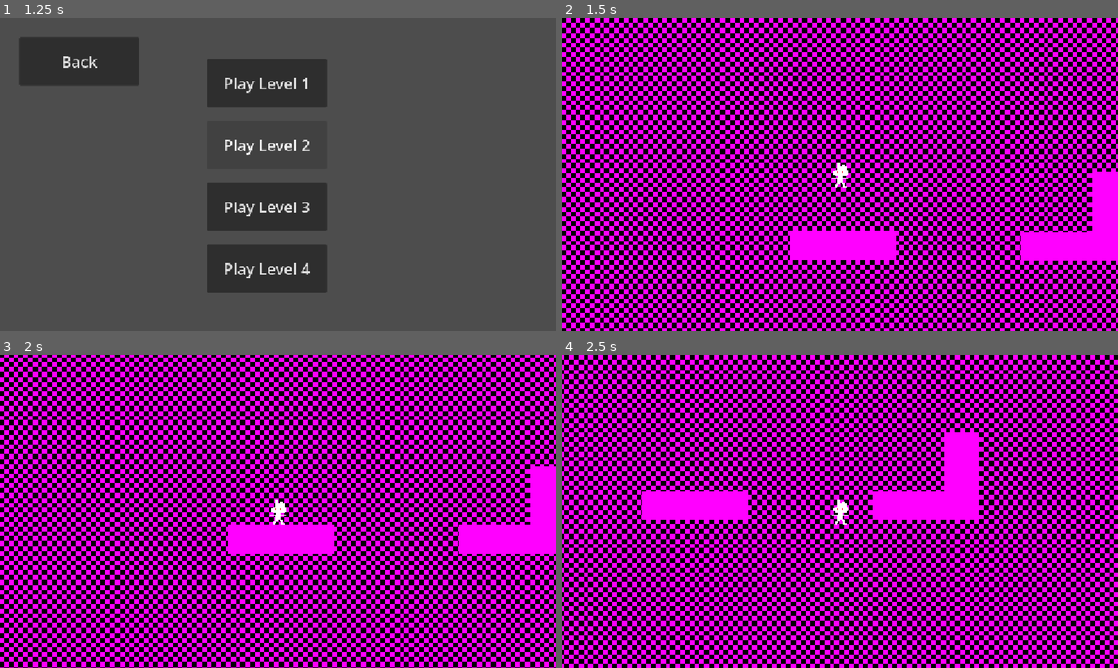
Above: before the commit, frames 1-4 (two rows, left to right).
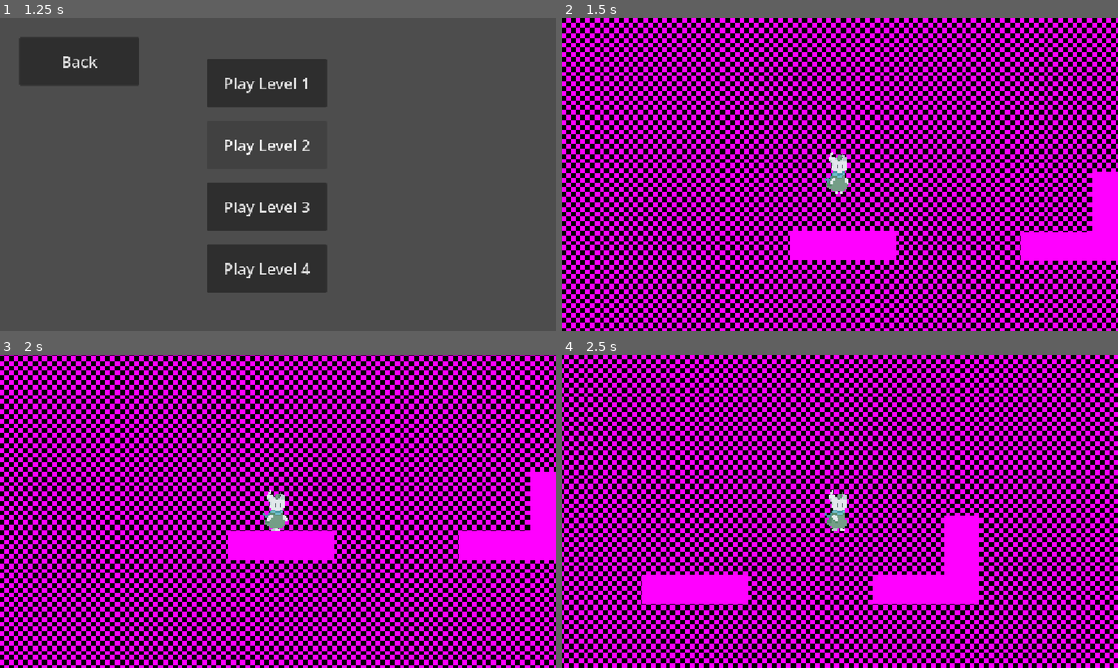
Above: after the commit, the same moments.

Repository: assembakr00/fall-jam
Game: Godot game, scene res://scenes/gui/menus/main_menu.tscn
Same seed, same stepped clock (60 frames per second), same inputs: the game is played once before the commit and once after it.
Inputs:
- Up to frame 1 (1.25 s): click "Play" at 0.5 s
- Up to frame 2 (1.5 s): click "Play Level 1" at 1.25 s
- Up to frame 3 (2 s): no input
- Up to frame 4 (2.5 s): tap Enter at 2 s; hold D (move_right) from 2.03 s (still down); tap W (move_up) at 2.27 s

Frame 1 is identical in both runs. In frame 2, 0.4% of the frame differs, in the area x 47-52%, y 42-57%; in frame 3, 63%; in frame 4, 72%, in the area x 0-100%, y 0-100%.
Error before the commit: Parse Error: Expected indented block after function declaration. (res://scripts/areas_in_world/level_1.gd:11)

Commit message:
Added ve

Diff:
--- a/scenes/player/player.tscn
+++ b/scenes/player/player.tscn
@@ -1,20 +1,45 @@
 [gd_scene format=3 uid="uid://cbatlw163lxtd"]
 
-[ext_resource type="Texture2D" uid="uid://jo7f4q5hi3is" path="res://assets/player/player_programmer_art.png" id="1_8afob"]
 [ext_resource type="Script" uid="uid://cewi11la61nwd" path="res://scripts/player/player.gd" id="1_dovo2"]
+[ext_resource type="Texture2D" uid="uid://dolgpc0l333rt" path="res://assets/player/Ve.png" id="2_gmlin"]
 [ext_resource type="PackedScene" uid="uid://qv33wtajxomn" path="res://scenes/gui/narrative_box.tscn" id="3_gmlin"]
 
 [sub_resource type="RectangleShape2D" id="RectangleShape2D_v5vfr"]
-size = Vector2(64, 95.999985)
+size = Vector2(74, 151.99998)
+
+[sub_resource type="AtlasTexture" id="AtlasTexture_lvxji"]
+atlas = ExtResource("2_gmlin")
+region = Rect2(0, 0, 32, 32)
+
+[sub_resource type="AtlasTexture" id="AtlasTexture_p47bc"]
+atlas = ExtResource("2_gmlin")
+region = Rect2(32, 0, 32, 32)
+
+[sub_resource type="AtlasTexture" id="AtlasTexture_75vfm"]
+atlas = ExtResource("2_gmlin")
+region = Rect2(64, 0, 32, 32)
+
+[sub_resource type="AtlasTexture" id="AtlasTexture_0owmy"]
+atlas = ExtResource("2_gmlin")
+region = Rect2(96, 0, 32, 32)
 
 [sub_resource type="SpriteFrames" id="SpriteFrames_iytbh"]
 animations = [{
 "frames": [{
 "duration": 1.0,
-"texture": ExtResource("1_8afob")
+"texture": SubResource("AtlasTexture_lvxji")
+}, {
+"duration": 1.0,
+"texture": SubResource("AtlasTexture_p47bc")
+}, {
+"duration": 1.0,
+"texture": SubResource("AtlasTexture_75vfm")
+}, {
+"duration": 1.0,
+"texture": SubResource("AtlasTexture_0owmy")
 }],
 "loop": 1,
-"name": &"default",
+"name": &"move",
 "speed": 5.0
 }]
 
@@ -22,13 +47,15 @@
 script = ExtResource("1_dovo2")
 
 [node name="PlayerCollision" type="CollisionShape2D" parent="." unique_id=1246433015]
-position = Vector2(0, 3.0000005)
+position = Vector2(-4.5, 2.000001)
 scale = Vector2(0.5, 0.50000006)
 shape = SubResource("RectangleShape2D_v5vfr")
 
 [node name="AnimatedSprite2D" type="AnimatedSprite2D" parent="." unique_id=793539911]
 scale = Vector2(3.3749998, 3.3749995)
 sprite_frames = SubResource("SpriteFrames_iytbh")
+animation = &"move"
+autoplay = "move"
 
 [node name="Camera2D" type="Camera2D" parent="." unique_id=291714380]
 
--- a/scripts/areas_in_world/level_1.gd
+++ b/scripts/areas_in_world/level_1.gd
@@ -9,6 +9,7 @@
 
 # Called every frame. 'delta' is the elapsed time since the previous frame.
 func _process(delta: float) -> void:
+	pass
 
 
 func _on_blackened_root_body_entered(body: Node2D) -> void:
--- a/scripts/player/player.gd
+++ b/scripts/player/player.gd
@@ -19,12 +19,18 @@
 	# ALlow the player to move around
 	move(delta)
 
-	#print(get_animation_type())
+	# Poitn the player in the correcct direction
+	$AnimatedSprite2D.flip_h = velocity.x < 0
+
+	var animation_type = get_animation_type()
+
+	if animation_type == "move":
+		$AnimatedSprite2D.play("move")
 
 	move_and_slide()
 
 func get_animation_type():
-	print("velocity is ", velocity)
+	#print("velocity is ", velocity)
 
 	# Check if the player is stopped
 	if abs(velocity.length()) < stopping_speed:
Binary file added: assets/player/Ve.png
Not shown, added: assets/player/Ve.png.import
